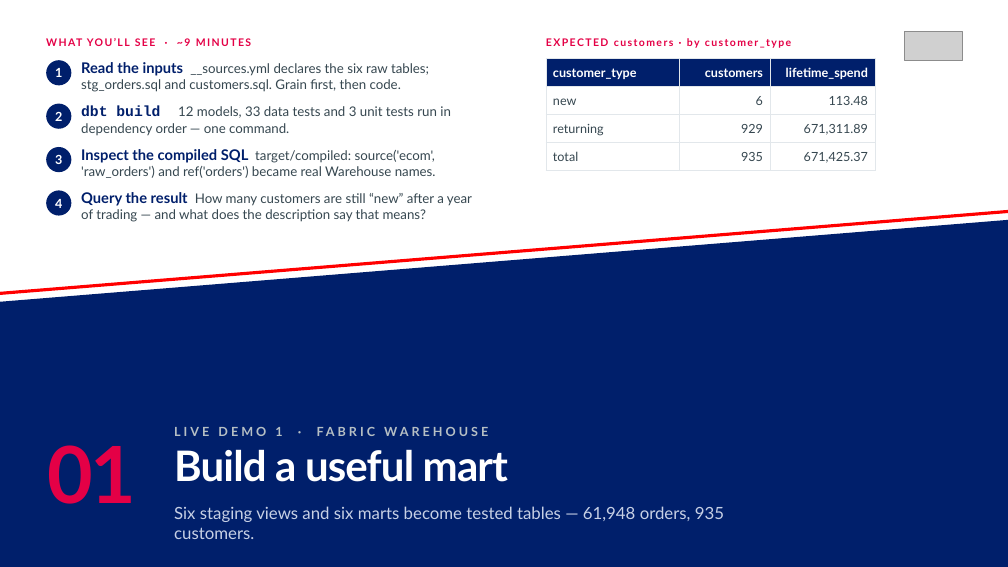
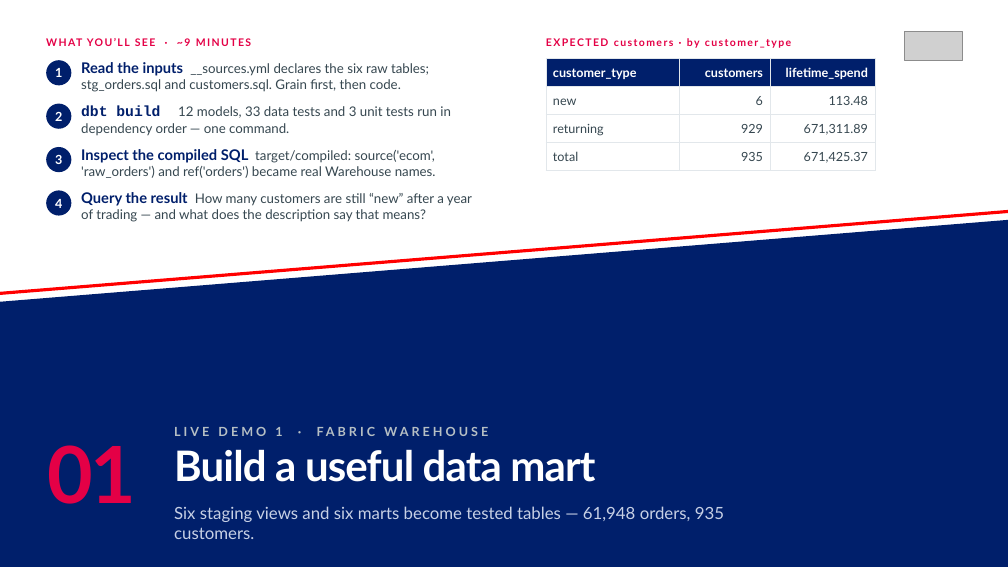
Before and after one commit to aboerger/getting-started-with-dbt, a slide deck: slide 14 of sql-as-software-getting-started-with-dbt.pptx. Drawn at 1008x567 pixels with LibreOffice and Linux fonts; fonts in the diff are those of the drawing; grey boxes stand for pictures. Boxes give left, top, right and bottom in pixels: in the first picture for what was removed or moved away, otherwise in the second. Text is boxed around its words. In the diff, an @@ line names an element or a change of style, - is before the commit and + after.

```diff
--- a/sql-as-software-getting-started-with-dbt.pptx
+++ b/sql-as-software-getting-started-with-dbt.pptx
@@ text at [174, 449, 595, 482]: text changed @@
-Build a useful mart
+Build a useful data mart
```
Also in this commit, not shown: 16 other slides changed, 4 other files.
